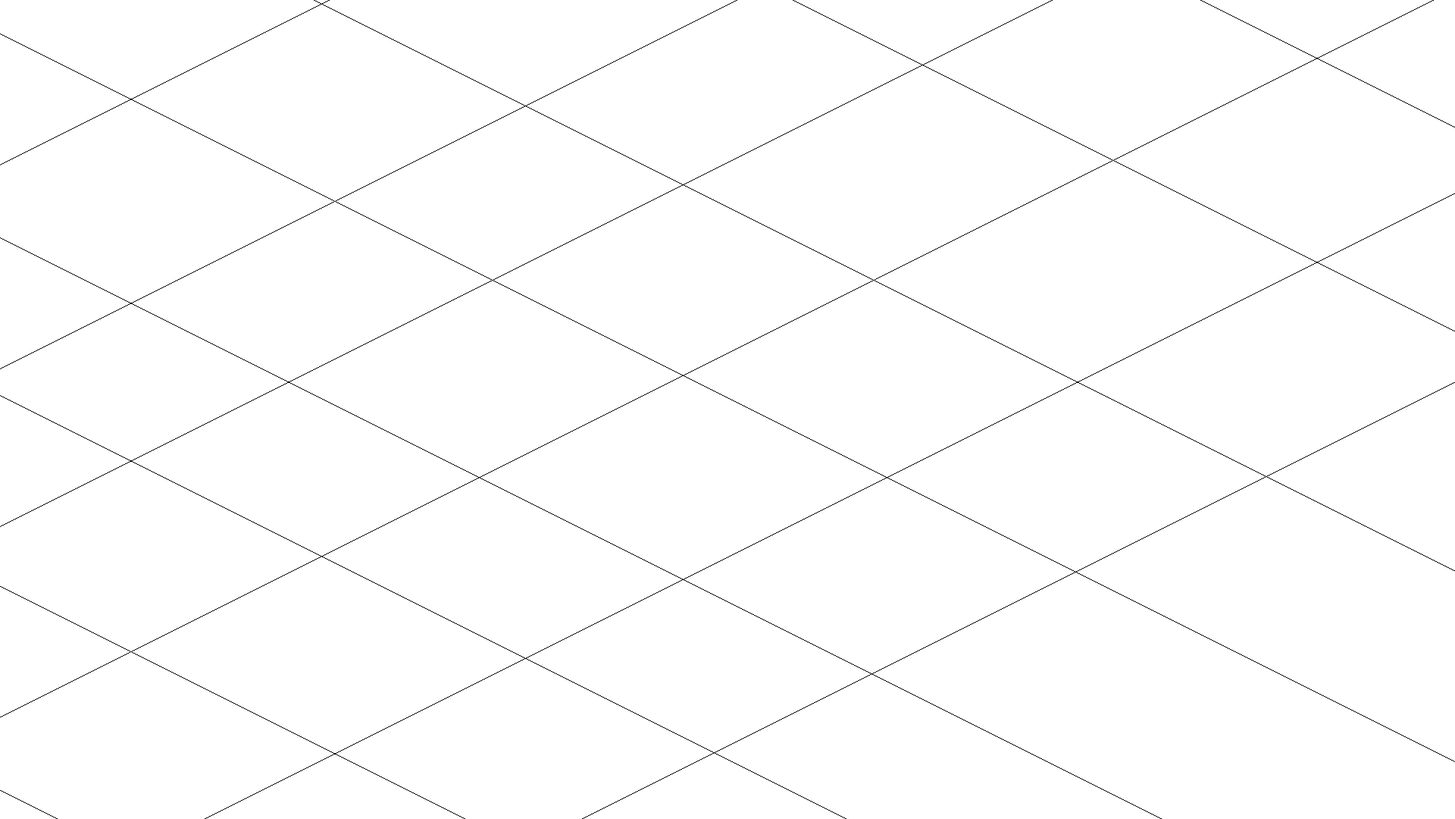
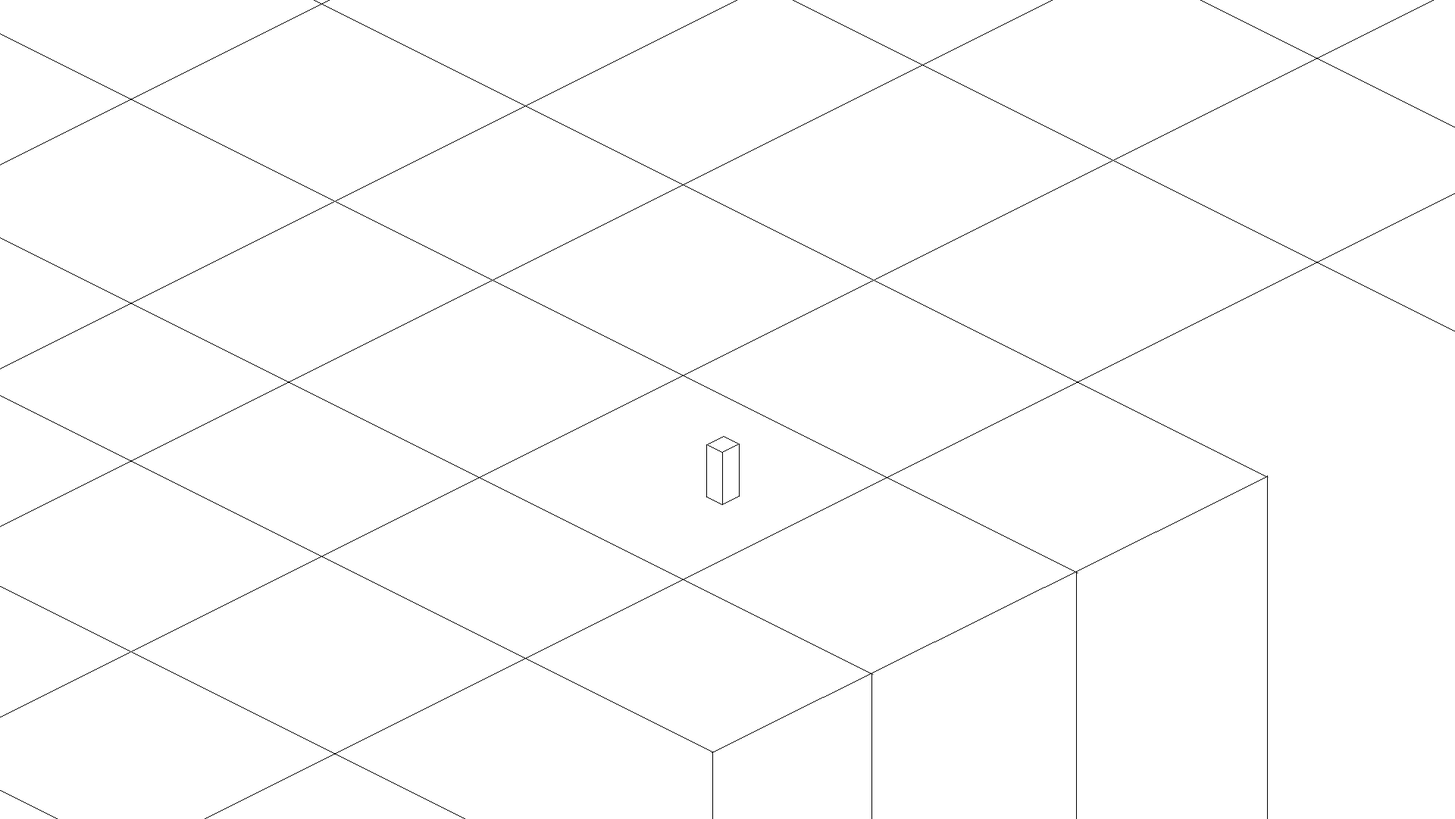
Before/after of a (1455, 819) layered artwork. What changed in the layer stack:
removed layer "Слой 1 копия 4" over [582, 382, 1455, 819]
added layer "Слой 3" above "Слой 2 копия" over [706, 435, 740, 505]
added layer "Слой 2" above "Слой 1" over [582, 382, 1455, 819]
hid "Слой 1", painted on it over [582, 382, 1455, 819]
